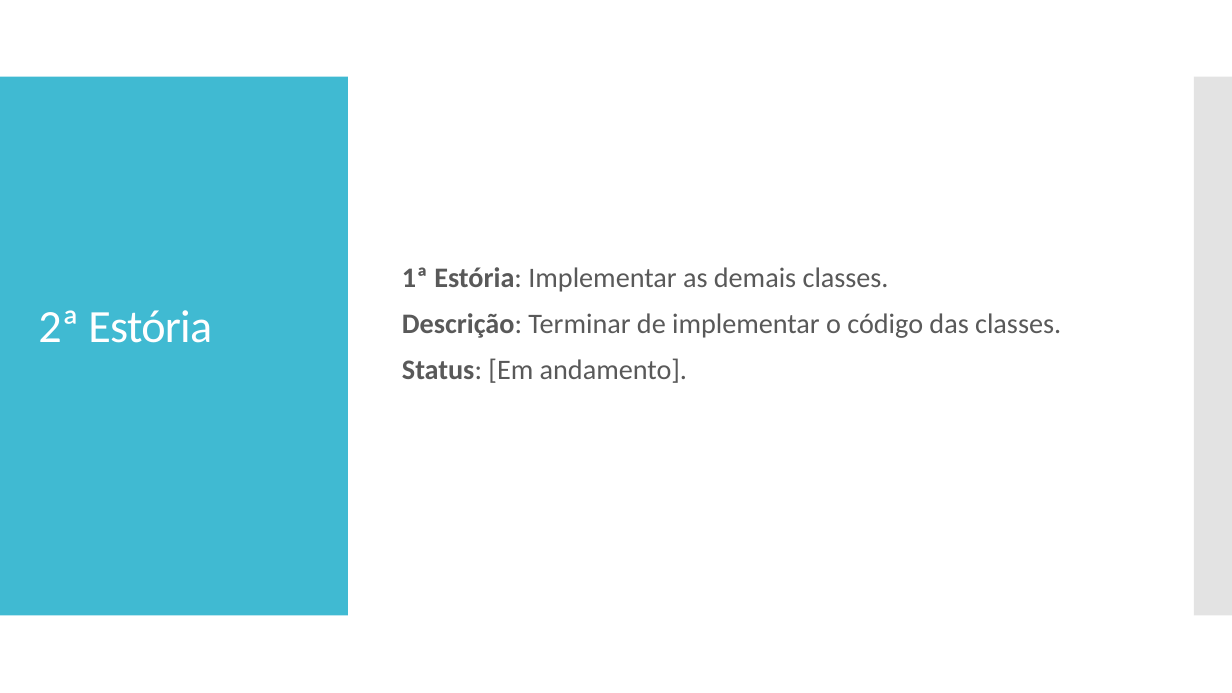
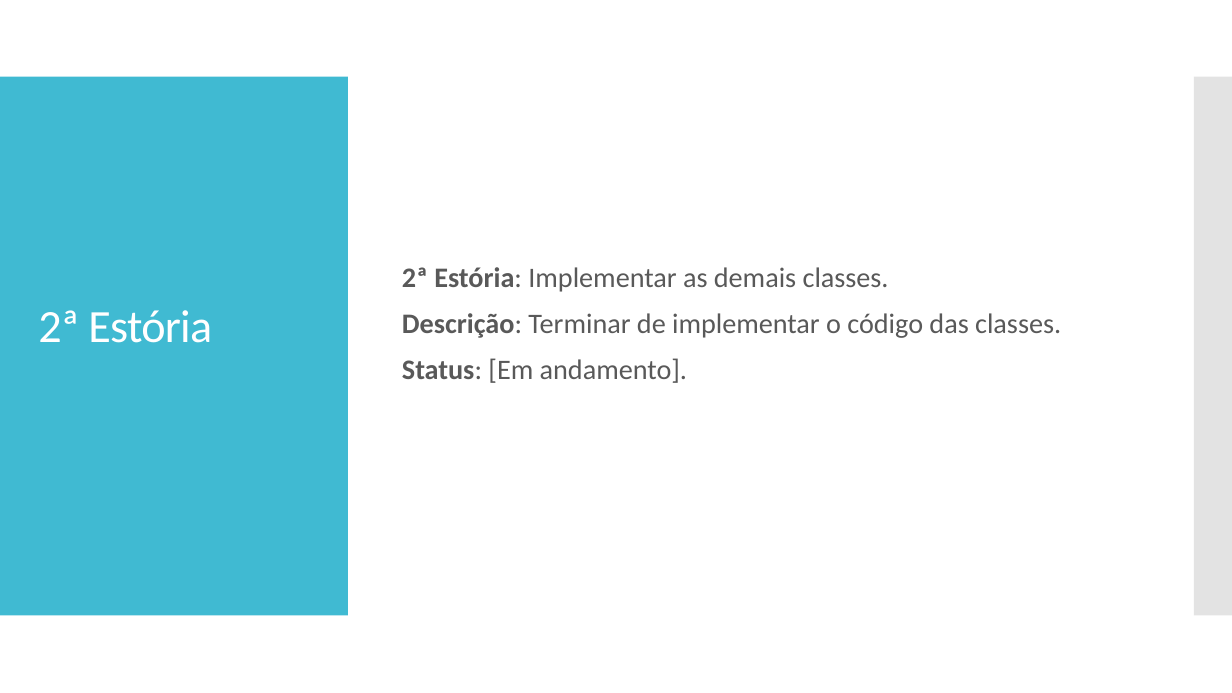
Before and after one commit to AlexandroGonSan/Projeto_final_POO_2018.2, a slide deck: slide 7 of Sprints/Sprint_005 da equipe.pptx. Drawn at 1232x693 pixels with LibreOffice and Linux fonts; fonts in the diff are those of the drawing. Boxes give left, top, right and bottom in pixels: in the first picture for what was removed or moved away, otherwise in the second. Text is boxed around its words. In the diff, an @@ line names an element or a change of style, - is before the commit and + after.

```diff
--- a/Sprints/Sprint_005 da equipe.pptx
+++ b/Sprints/Sprint_005 da equipe.pptx
@@ text at <box>402,267,889,292</box>: text changed @@
-1ª Estória: Implementar as demais classes.
+2ª Estória: Implementar as demais classes.
```
Also in this commit, not shown: 1 other file.
